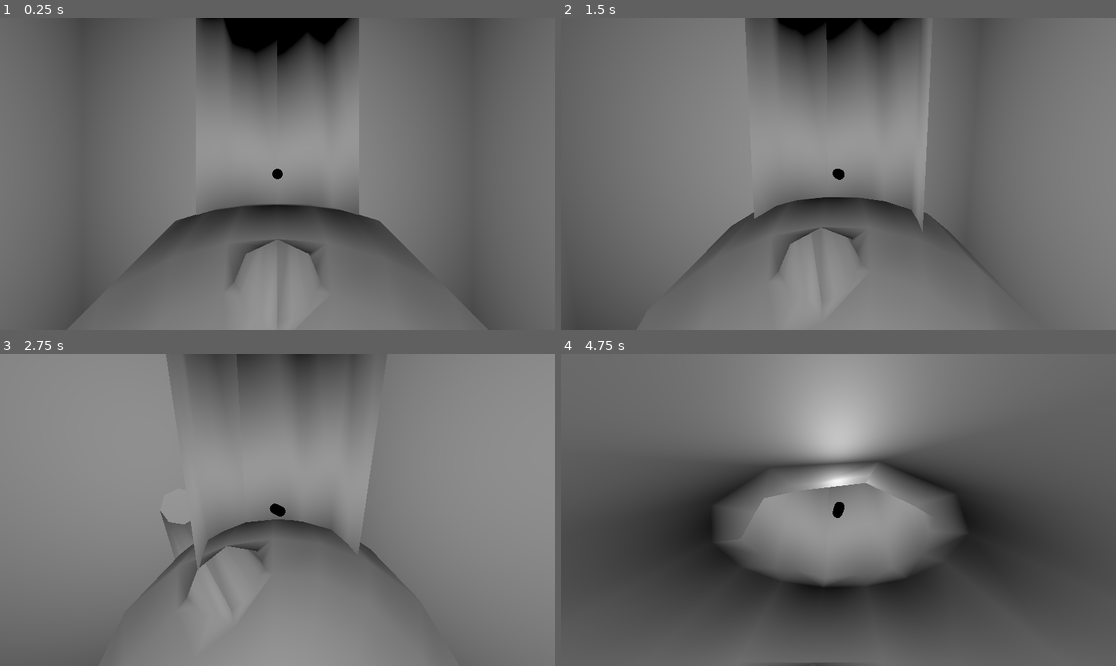
Above: before the commit, frames 1-4 (two rows, left to right).
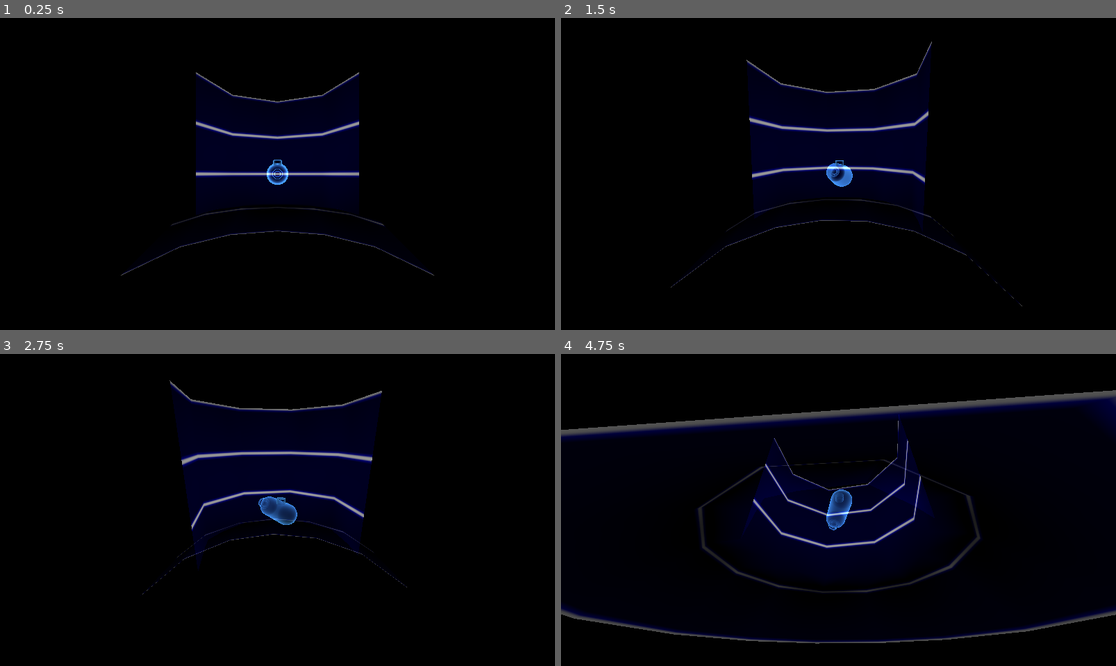
Above: after the commit, the same moments.

Repository: squirrelsoftcompany/LD57
Game: Godot game, scene res://Scenes/test_scene.tscn
Two runs of this game, one before a commit and one after it. Both use one fixed random seed, a clock stepped at 60 frames per second and the inputs below.
Inputs (mouse positions are in pixels of both pictures, inside the frame that each line leads up to):
- Up to frame 1 (0.25 s): no input
- Up to frame 2 (1.5 s): tap Enter at 0.5 s; move the mouse to (960, 158) at 0.52 s; click (960, 158) at 0.67 s; tap Space at 1.25 s; drag from (727, 189) to (810, 236) at 1.27 s
- Up to frame 3 (2.75 s): tap Enter at 2 s; move the mouse to (333, 441) at 2.02 s; click (333, 441) at 2.17 s
- Up to frame 4 (4.75 s): tap Space at 2.75, 4.25 s; drag from (810, 572) to (672, 463) at 2.77 s; tap Enter at 3.5 s; move the mouse to (1005, 556) at 3.52 s; click (1005, 556) at 3.67 s; drag from (672, 463) to (755, 432) at 4.27 s

The runs differ from the first frame. In frame 1, 97% of the frame differs, in the area x 0-100%, y 0-100%; in frame 2, 98%; in frame 3, 99%; in frame 4, 98%.

Commit message:
test scene improved
dark mode unlocked

Diff:
--- a/Scenes/test_scene.tscn
+++ b/Scenes/test_scene.tscn
@@ -1,6 +1,9 @@
-[gd_scene load_steps=4 format=3 uid="uid://bdujusajoavl0"]
+[gd_scene load_steps=7 format=3 uid="uid://bdujusajoavl0"]
 
 [ext_resource type="Script" uid="uid://bcblre3d3gb7m" path="res://addons/orbit_camera/orbit_camera.gd" id="1_3dogw"]
+[ext_resource type="Material" uid="uid://dmg37doa3e5j6" path="res://Material/sonar_return.tres" id="1_hb2xm"]
+[ext_resource type="PackedScene" uid="uid://cs5gpseipyj5g" path="res://Scenes/submarine.tscn" id="2_ak5v8"]
+[ext_resource type="PackedScene" uid="uid://cavo4y7twdfwx" path="res://Scenes/world_environment.tscn" id="4_x033f"]
 
 [sub_resource type="CapsuleMesh" id="CapsuleMesh_6w285"]
 
@@ -12,11 +15,13 @@
 [node name="TestScene" type="Node3D"]
 
 [node name="OmniLight3D" type="OmniLight3D" parent="."]
+visible = false
 omni_range = 1000.0
 omni_attenuation = 0.0
 
 [node name="World" type="CSGCombiner3D" parent="."]
 layers = 4
+material_override = ExtResource("1_hb2xm")
 use_collision = true
 collision_mask = 2
 
@@ -53,8 +58,11 @@
 
 [node name="Player" type="Node3D" parent="."]
 
+[node name="Submarine" parent="Player" instance=ExtResource("2_ak5v8")]
+
 [node name="PlayerMesh" type="MeshInstance3D" parent="Player"]
 transform = Transform3D(1, 0, 0, 0, -4.37114e-08, -1, 0, 1, -4.37114e-08, 0, 0, 0)
+visible = false
 mesh = SubResource("CapsuleMesh_6w285")
 skeleton = NodePath("../..")
 
@@ -69,3 +77,5 @@
 ROTATE_SPEED = 0.2
 ANCHOR_NODE_PATH = NodePath("..")
 metadata/_custom_type_script = "uid://bcblre3d3gb7m"
+
+[node name="WorldEnvironment" parent="." instance=ExtResource("4_x033f")]
